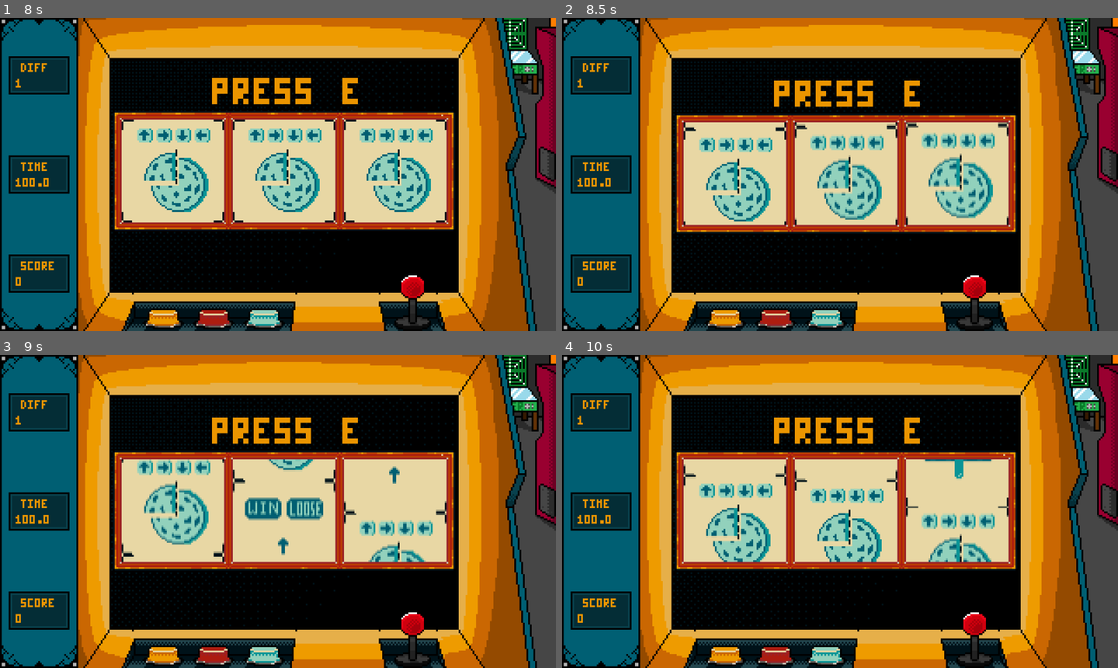
Above: before the commit, frames 1-4 (two rows, left to right).
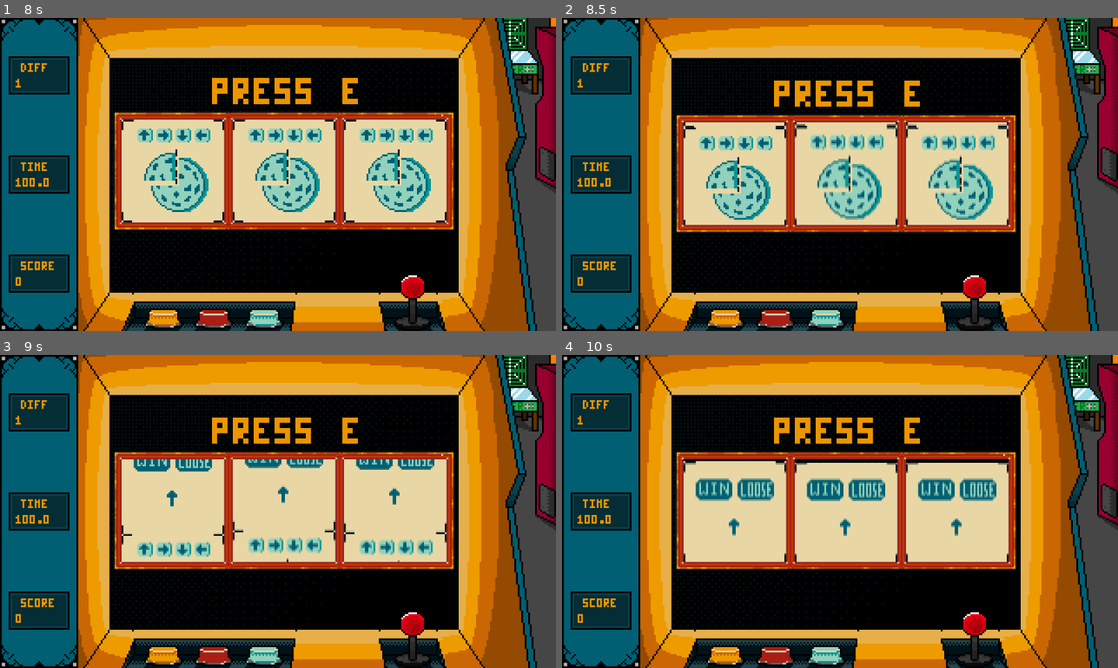
Above: after the commit, the same moments.

Repository: markkarrica/ldmania
Game: Godot game, scene res://intro/intro.tscn
Same seed, same stepped clock (60 frames per second), same inputs: the game is played once before the commit and once after it. Sound files missing from this copy of the repository are replaced by a short silence.
Inputs (mouse positions are in pixels of both pictures, inside the frame that each line leads up to):
- Up to frame 1 (8 s): move the mouse to (400, 158) at 0.52 s; hold D (move_right) 0.53-1.25 s; hold E (interact) 0.53-1.25 s; click (400, 158) at 0.67 s; drag from (166, 190) to (250, 237) at 1.27 s; move the mouse to (333, 105) at 2.02 s; hold D (move_right) 2.03-2.75 s; tap 2 at 2.1 s; click (278, 215) at 2.77 s; type "Alex" at 2.85 s; click (350, 215) at 3.5 s; click (278, 174) at 4.25 s; tap E (interact) every 0.75 s from 5 to 7.25 s; drag from (250, 237) to (111, 127) at 5.02 s; move the mouse to (444, 221) at 5.77 s; hold A (move_left) 5.78-6.5 s; tap 4 at 5.85 s; drag from (111, 127) to (194, 96) at 6.52 s; move the mouse to (305, 174) at 7.27 s; hold S (move_down) from 7.28 s (still down); tap 6 at 7.35 s; click (305, 174) at 7.42 s
- Up to frame 2 (8.5 s): release S (move_down) at 8 s; tap E (interact) at 8 s; drag from (756, 96) to (728, 190) at 8.02 s
- Up to frame 3 (9 s): tap E (interact) at 8.75 s; move the mouse to (400, 495) at 8.77 s; hold W (move_up) from 8.78 s (still down); tap 8 at 8.85 s
- Up to frame 4 (10 s): release W (move_up) at 9.5 s; drag from (728, 527) to (812, 574) at 9.52 s

Frame 1 is identical in both runs. In frame 2, 3.1% of the frame differs, in the area x 21-81%, y 33-66%; in frame 3, 7.0%; in frame 4, 7.7%, in the area x 21-81%, y 33-67%.

Commit message:
new minigame, fixed bar, fixed slot machine

Diff:
--- a/core/main/game_over.gd
+++ b/core/main/game_over.gd
@@ -7,7 +7,6 @@
 @onready var particle_timer_off: Timer = $ParticlesTimerOff
 # Called when the node enters the scene tree for the first time.
 func _ready() -> void:
-	StateMachine.score = 760
 	var exp_score = pow(Util.CONSTANT_E, StateMachine.score)-1
 	var sci_score = Util.to_scientific_string(exp_score, 7)
 	if sci_score != "inf":
@@ -17,7 +16,7 @@
 		var r_text = regular_scores.text
 		regular_scores.text = r_text.replace("YYY", sci_score).replace("XXX", "eXP(%d) -1" % StateMachine.score)
 		var f_text = full_score.text
-		full_score.text = f_text.replace("XXX", str(exp_score))
+		full_score.text = f_text.replace("XXX", str(exp_score).get_slice(".", 0))
 		return
 
 	particle_timer_on.start(0.1)
--- a/core/slot/reel.gd
+++ b/core/slot/reel.gd
@@ -33,7 +33,7 @@
 
 
 func raise_sprite_increase_token(sprite):
-	sprite.position.y = -sprite_height
+	sprite.position.y -= sprite_height * 2
 	sprite.texture = Games.get_ctx2d(StateMachine.minigames[next_token])
 	next_token += 1
 
@@ -54,14 +54,29 @@
 			next_token = 0
 		if not should_stop:
 			return
+		var winning_sprite = null
+
+		# We check < 0 instead of == -sprite_height to account for the delta overshoot!
+		if next_sprite.texture == result_sprite.texture and next_sprite.position.y < 0:
+			winning_sprite = next_sprite
+		elif current_sprite.texture == result_sprite.texture and current_sprite.position.y < 0:
+			winning_sprite = current_sprite
+
+		# If we found a winner, trigger the stop animation
+		if winning_sprite != null:
+			winning_sprite.visible = false
+			result_sprite.visible = true
+			result_sprite.position.y = winning_sprite.position.y
+			physics_based = false
+
+			if tween: tween.kill()
+			tween = create_tween()
+			tween.tween_property(result_sprite, "position:y", 0, stop_time).set_trans(Tween.TRANS_BACK).set_ease(Tween.EASE_OUT)
+
 	else:
-		current_sprite.position.y = result_sprite.position.y  -59
-
-	if next_sprite.texture == result_sprite.texture && next_sprite.position.y == -sprite_height:
-		next_sprite.visible = false
-		result_sprite.visible = true
-		physics_based = false
-		if tween: tween.kill()
-
-		tween = create_tween()
-		tween.tween_property(result_sprite, "position:y", 0, stop_time).set_trans(Tween.TRANS_BACK).set_ease(Tween.EASE_OUT)
+		# Keep the losing (visible) sprite attached BELOW the result sprite
+		# so it gets naturally pushed off the bottom of the screen as the winner rolls in.
+		if current_sprite.visible:
+			current_sprite.position.y = result_sprite.position.y + sprite_height
+		if next_sprite.visible:
+			next_sprite.position.y = result_sprite.position.y + sprite_height
--- /dev/null
+++ b/minigames/color_match/color_match.gd
@@ -0,0 +1,81 @@
+extends Minigame
+
+const MAX_PROMPTS_X = 5
+const MAX_PROMPTS_Y = 5
+const SPACING = 2
+@export var min_wrong_nodes: int = 4 # Set your minimum required wrong nodes here
+@export var textures: Array[CompressedTexture2D]
+@onready var num_prompts = min(MAX_PROMPTS_X*MAX_PROMPTS_Y, max(StateMachine.log_diff_scale(), 2))
+@onready var target_texture = textures[Util.random.randi_range(0, textures.size()-1)]
+@onready var first_prompt_position = $Grid/Prompt.position
+@onready var grid = $Grid
+@onready var target_node = $Target
+var prompts: Array[ColorMatchPrompt]
+# Called when the node enters the scene tree for the first time.
+func _on_button_pressed(prompt):
+	if prompt.texture_normal == target_texture:
+		minigame_end(false, 0)
+
+	var current_index = textures.find(prompt.texture_normal)
+	var index
+	if current_index == textures.size() -1:
+		index = 0
+	else:
+		index = current_index + 1
+
+	prompt.texture_normal = textures[index]
+
+func _ready() -> void:
+	target_node.texture = target_texture
+	for j in range (1, MAX_PROMPTS_Y):
+		for i in range(1, MAX_PROMPTS_X):
+			var prompt = ColorMatchPrompt.new()
+			grid.add_child(prompt)
+			prompt.position = first_prompt_position
+			prompt.position.x += i*target_texture.get_width() + i* SPACING
+			prompt.position.y = j*target_texture.get_height() + j*SPACING
+			# TEMP
+			prompt.texture_normal = textures[Util.random.randi_range(0, textures.size()-1)]
+			prompt.visible = true
+			prompt.pressed.connect(_on_button_pressed.bind(prompt))
+			prompts.append(prompt)
+			if prompts.size() == num_prompts:
+				_verify_board()
+				return
+
+
+
+func _verify_board():
+	var wrong_count = 0
+	var correct_prompts = []
+
+	# 1. Count how many are wrong, and keep track of the ones that are right
+	for prompt in prompts:
+		if prompt.texture_normal != target_texture:
+			wrong_count += 1
+		else:
+			correct_prompts.append(prompt)
+
+	# 2. If we don't have enough wrong nodes, change some correct ones
+	while wrong_count < min_wrong_nodes and correct_prompts.size() > 0:
+		print("Hello")
+		# Pick a random correct prompt and remove it from our temporary list
+		var random_index = Util.random.randi_range(0, correct_prompts.size() - 1)
+		var prompt_to_change = correct_prompts.pop_at(random_index)
+
+		# Give it a random texture that is NOT the target texture
+		var new_texture = target_texture
+		while new_texture == target_texture:
+			new_texture = textures[Util.random.randi_range(0, textures.size() - 1)]
+
+		prompt_to_change.texture_normal = new_texture
+		wrong_count += 1
+
+# Called every frame. 'delta' is the elapsed time since the previous frame.
+func _process(_delta: float) -> void:
+	var one_wrong = false
+	for prompt in prompts:
+		if prompt.texture_normal != target_texture:
+			one_wrong = true
+	if !one_wrong:
+		minigame_end(true, StateMachine.log_diff_scale()*2.5)
--- /dev/null
+++ b/minigames/color_match/color_match.tscn
@@ -0,0 +1,22 @@
+[gd_scene format=3 uid="uid://cxxbage7ammel"]
+
+[ext_resource type="Script" uid="uid://chsj4mp3dx8j5" path="res://minigames/color_match/color_match.gd" id="1_dgeck"]
+[ext_resource type="Texture2D" uid="uid://bf2tubhtij35f" path="res://minigames/color_match/assets/dark.png" id="2_ut6fq"]
+[ext_resource type="Texture2D" uid="uid://bocb5hxxgetpf" path="res://minigames/color_match/assets/medium.png" id="3_lv77l"]
+[ext_resource type="Texture2D" uid="uid://cs01s6h00m7ef" path="res://minigames/color_match/assets/light.png" id="4_fb5j6"]
+
+[node name="ColorMatch" type="Node2D" unique_id=749035650]
+script = ExtResource("1_dgeck")
+textures = Array[CompressedTexture2D]([ExtResource("2_ut6fq"), ExtResource("3_lv77l"), ExtResource("4_fb5j6")])
+
+[node name="ReferenceRect" type="ReferenceRect" parent="." unique_id=1056461853]
+offset_right = 200.0
+offset_bottom = 134.0
+
+[node name="Grid" type="Node2D" parent="." unique_id=1190254855]
+
+[node name="Prompt" type="Marker2D" parent="Grid" unique_id=1586790039]
+position = Vector2(-13.75, 8.5)
+
+[node name="Target" type="Sprite2D" parent="." unique_id=1363908545]
+position = Vector2(159.5, 11.5)
--- /dev/null
+++ b/minigames/color_match/prompt.gd
@@ -0,0 +1,12 @@
+extends TextureButton
+class_name ColorMatchPrompt
+
+
+# Called when the node enters the scene tree for the first time.
+func _ready() -> void:
+	pass # Replace with function body.
+
+
+# Called every frame. 'delta' is the elapsed time since the previous frame.
+func _process(delta: float) -> void:
+	pass
--- /dev/null
+++ b/minigames/color_match/prompt.tscn
@@ -0,0 +1,11 @@
+[gd_scene format=3 uid="uid://c23lqsjpu03wv"]
+
+[ext_resource type="Texture2D" uid="uid://cf0r1vdlt3jil" path="res://ui/main_menu/assets/buttons/dice-button-pressed.png" id="1_mp16n"]
+[ext_resource type="Script" uid="uid://cu3at4ifahhbk" path="res://minigames/color_match/prompt.gd" id="2_i25b2"]
+
+[node name="Prompt" type="TextureButton" unique_id=639210439]
+offset_right = 15.0
+offset_bottom = 15.0
+texture_normal = ExtResource("1_mp16n")
+texture_pressed = ExtResource("1_mp16n")
+script = ExtResource("2_i25b2")
--- a/minigames/moving_bar/moving_bar.gd
+++ b/minigames/moving_bar/moving_bar.gd
@@ -2,18 +2,17 @@
 
 var pill_speed: float
 var is_hovering: bool
-var pills_number: int = 2 # Plus the first one
 var current_pill_number = 0
 var pills_mult: Array[float] = [1.0, 0.75, 0.6]
+var pills_number: int = pills_mult.size()-1 # Plus the first one
 @onready var pill = $"Bar/Pill"
 @onready var pill_area: Area2D = $Cursor/Area2D
 @onready var pill_direction = [-1.0,1.0][Util.random.randi_range(0,1)]
 @onready var cursor_area = $Cursor/Area2D
 @onready var bar_size = $Bar.size[0]
-var base_speed: int = 140
+var base_speed: int = 120
 # Called when the node enters the scene tree for the first time.
 func _ready() -> void:
-	StateMachine.difficulty = 3
 	pill_speed = StateMachine.log_diff_scale()*base_speed
 
 
--- a/tools/games/games.gd
+++ b/tools/games/games.gd
@@ -3,10 +3,11 @@
 enum GAMES {
 	moving_bar,
 	hado_pizza,
-	select_to_win
+	select_to_win,
+	color_match
 }
 
-const GAMES_AMOUNT = 3
+const GAMES_AMOUNT = 4
 
 func get_packed_scene(game_enum):
 	match game_enum:
@@ -16,6 +17,8 @@
 			return load("res://minigames/pizza/pizza.tscn")
 		GAMES.select_to_win:
 			return load("res://minigames/select_to_win/select_to_win.tscn")
+		GAMES.color_match:
+			return load("res://minigames/color_match/color_match.tscn")
 
 func get_ctx2d(game_enum):
 	match game_enum:
@@ -25,6 +28,8 @@
 			return load("res://minigames/pizza/assets/slot_icon.png")
 		GAMES.select_to_win:
 			return load("res://minigames/select_to_win/assets/slot-icon.png")
+		GAMES.color_match:
+			return load("res://minigames/color_match/assets/slot-icon.png")
 
 # Called when the node enters the scene tree for the first time.
 func _ready() -> void:
Binary file added: minigames/color_match/assets/dark.png
Not shown, added: minigames/color_match/assets/dark.png.import
Binary file added: minigames/color_match/assets/light.png
Not shown, added: minigames/color_match/assets/light.png.import
Binary file added: minigames/color_match/assets/medium.png
Not shown, added: minigames/color_match/assets/medium.png.import
Binary file added: minigames/color_match/assets/slot-icon.png
Not shown, added: minigames/color_match/assets/slot-icon.png.import
Not shown, added: minigames/color_match/color_match.gd.uid
Not shown, added: minigames/color_match/prompt.gd.uid
Binary file changed: minigames/moving_bar/assets/bar.png
